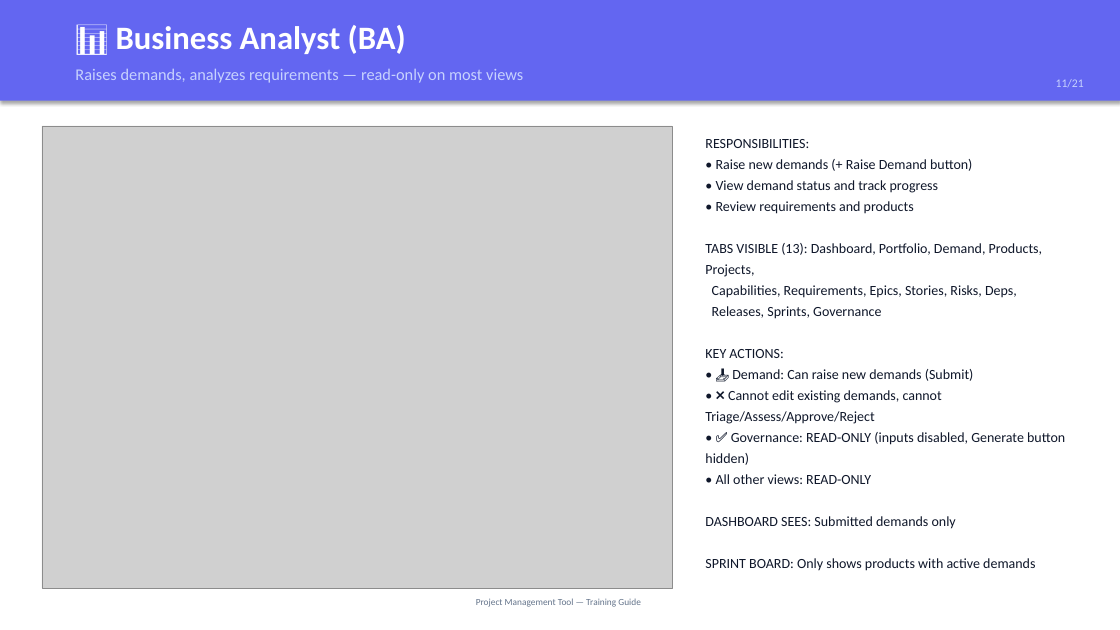
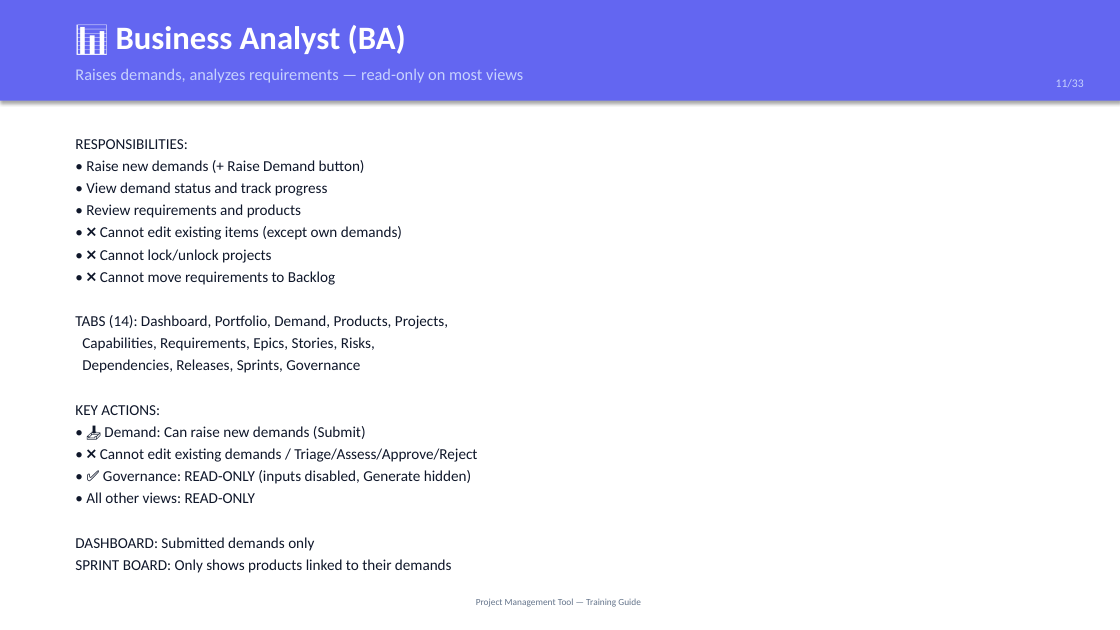
Before and after one commit to lusheng1123/project-management-tool-codeapp, a slide deck: slide 11 of Training-PM-Tool.pptx. Drawn at 1120x630 pixels with LibreOffice and Linux fonts; fonts in the diff are those of the drawing; grey boxes stand for pictures. Boxes give left, top, right and bottom in pixels: in the first picture for what was removed or moved away, otherwise in the second. Text is boxed around its words. In the diff, an @@ line names an element or a change of style, - is before the commit and + after.

Commit message:
feat: regenerate training PPT (33 slides)
Comprehensive training deck covering:
- Role matrix (8 roles × 18 tabs)
- 8 role deep-dives (permissions, restrictions)
- 17 page/functionality walkthroughs
- Project lock & requirement unlink feature
- Getting started quick reference
- All text-based (no screenshots)

```diff
--- a/Training-PM-Tool.pptx
+++ b/Training-PM-Tool.pptx
@@ picture removed at (42, 126, 672, 588) @@
@@ text at (75, 139, 477, 573): text changed; size 12 to 13 pt @@
-RESPONSIBILITIES:
-• Raise new demands (+ Raise Demand button)
-• View demand status and track progress
-• Review requirements and products
-TABS VISIBLE (13): Dashboard, Portfolio, Demand, Products, Projects,
-Capabilities, Requirements, Epics, Stories, Risks, Deps,
-Releases, Sprints, Governance
-KEY ACTIONS:
-• 📥 Demand: Can raise new demands (Submit)
-• ❌ Cannot edit existing demands, cannot Triage/Assess/Approve/Reject
-• ✅ Governance: READ-ONLY (inputs disabled, Generate button hidden)
-• All other views: READ-ONLY
-DASHBOARD SEES: Submitted demands only
-SPRINT BOARD: Only shows products with active demands
+RESPONSIBILITIES:
+• Raise new demands (+ Raise Demand button)
+• View demand status and track progress
+• Review requirements and products
+• ❌ Cannot edit existing items (except own demands)
+• ❌ Cannot lock/unlock projects
+• ❌ Cannot move requirements to Backlog
+TABS (14): Dashboard, Portfolio, Demand, Products, Projects,
+Capabilities, Requirements, Epics, Stories, Risks,
+Dependencies, Releases, Sprints, Governance
+KEY ACTIONS:
+• 📥 Demand: Can raise new demands (Submit)
+• ❌ Cannot edit existing demands / Triage/Assess/Approve/Reject
+• ✅ Governance: READ-ONLY (inputs disabled, Generate hidden)
+• All other views: READ-ONLY
+DASHBOARD: Submitted demands only
+SPRINT BOARD: Only shows products linked to their demands
```
Also in this commit, not shown: 19 other slides changed, 13 slides added, 1 slide removed, 1 other file.
